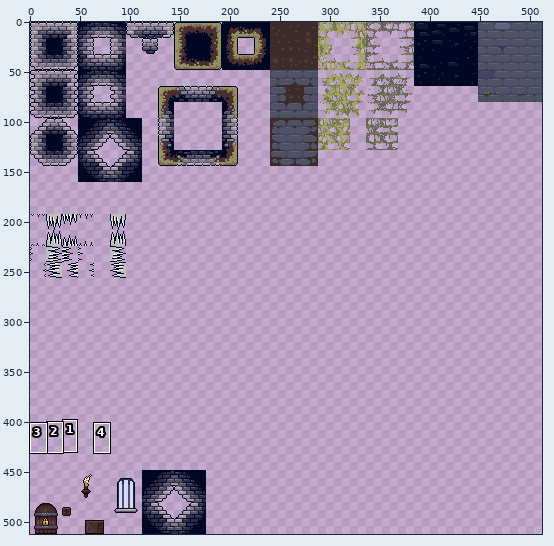
Sprite sheet, stored at assets/sprites/tilesetv7.png. Above, an overview of the earlier version with the close-up marked.
Close-up. Old version:
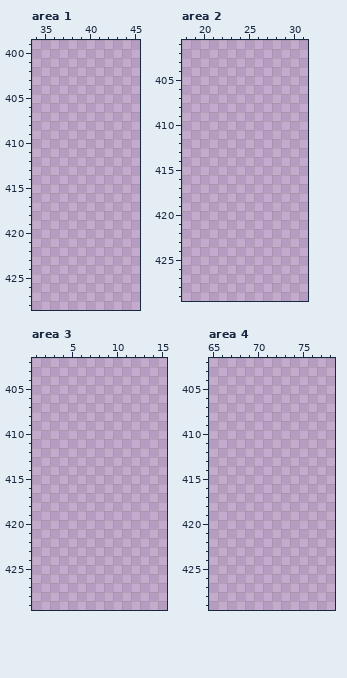
The file is 512x512 pixels. Colours within 5 levels of each other are drawn and written as one. Shown: area 1: x 34..45, y 399..428; area 2: x 18..31, y 401..429; area 3: x 1..15, y 402..429; area 4: x 65..78, y 402..429. The commit also changed other parts of the picture, which this record leaves out.
The same view after the edit:
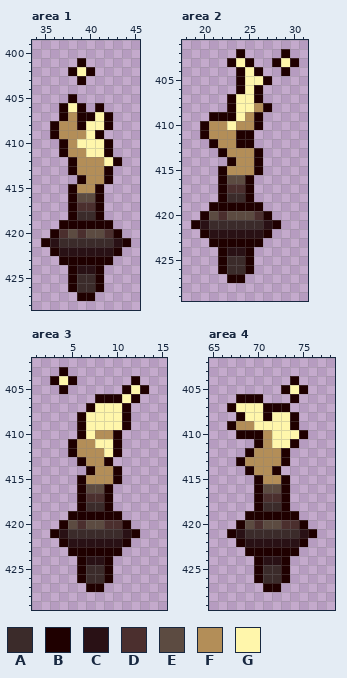
Palette (. is transparent): A #3b2b2a  B #1f0000  C #291115  D #4b2f2e  E #5c4b41  F #b38e58  G #fff6ab
The exact change:
Changed rows in their new state; - is an unchanged pixel.
Area 1:
first column x 35:
401 ----B-----
402 ---BGB----
403 ----B-----
405 ---B------
406 --BGB-B---
407 --BFBBGB--
408 -BFFBGGB--
409 -BFFFGB---
410 --BFGGGB--
411 --BFFGGB--
412 ---BFFFGB-
413 ---BFFFB--
414 ----BFFB--
415 ---BFFB---
416 ---BEEB---
417 ---BDDB---
418 ---BAAB---
419 --BBBBBB--
420 -BDEDEEDB-
421 BCAAAAAACB
422 -BCCCCCCB-
423 --BBBBBB--
424 ---BCCB---
425 ---BAAB---
426 ---BAAB---
427 ----BB----
Area 2:
first column x 19:
402 -----B----B-
403 ----BGB--BGB
404 -----BGB--B-
405 -----BGGB---
406 -----BGB----
407 ----BGGB----
408 ----BGGFB---
409 --BBBGFB----
410 -BFFGFFB----
411 -BFFFBB-----
412 --BFFBB-----
413 ---BFFFB----
414 ----BFFB----
415 ---BFFFB----
416 ---BEEB-----
417 ---BDDB-----
418 ---BAAB-----
419 --BBBBBB----
420 -BEDEEEDB---
421 BCAAAAAACB--
422 -BCCCCCCB---
423 --BBBBBB----
424 ---BCCB-----
425 ---BAAB-----
426 ---BAAB-----
427 ----BB------
Area 3:
first column x 3:
403 -B---------
404 BGB------B-
405 -B------BGB
406 -----BBBGB-
407 ----BGGGB--
408 ---BGGGGB--
409 ---BGGGGB--
410 ---BGFFB---
411 --BFFGGB---
412 --BFFFGB---
413 ---BFFB----
414 ----BFFB---
415 ---BFFFB---
416 ---BEEB----
417 ---BDDB----
418 ---BAAB----
419 --BBBBBB---
420 -BEDEEDDB--
421 BCAAAAAACB-
422 -BCCCCCCB--
423 --BBBBBB---
424 ---BCCB----
425 ---BAAB----
426 ---BAAB----
427 ----BB-----
Area 4:
first column x 67:
404 -------B--
405 ------BGB-
406 -BBB---B--
407 BGGGBBB---
408 -BGGBGGB--
409 BFFGGGGB--
410 -BBBFGGGB-
411 ---BFGGB--
412 --BFFFB---
413 -BFFFFB---
414 --BFFB----
415 ---BFFB---
416 ---BEEB---
417 ---BDDB---
418 ---BAAB---
419 --BBBBBB--
420 -BEDEEDDB-
421 BCAAAAAACB
422 -BCCCCCCB-
423 --BBBBBB--
424 ---BCCB---
425 ---BAAB---
426 ---BAAB---
427 ----BB----
